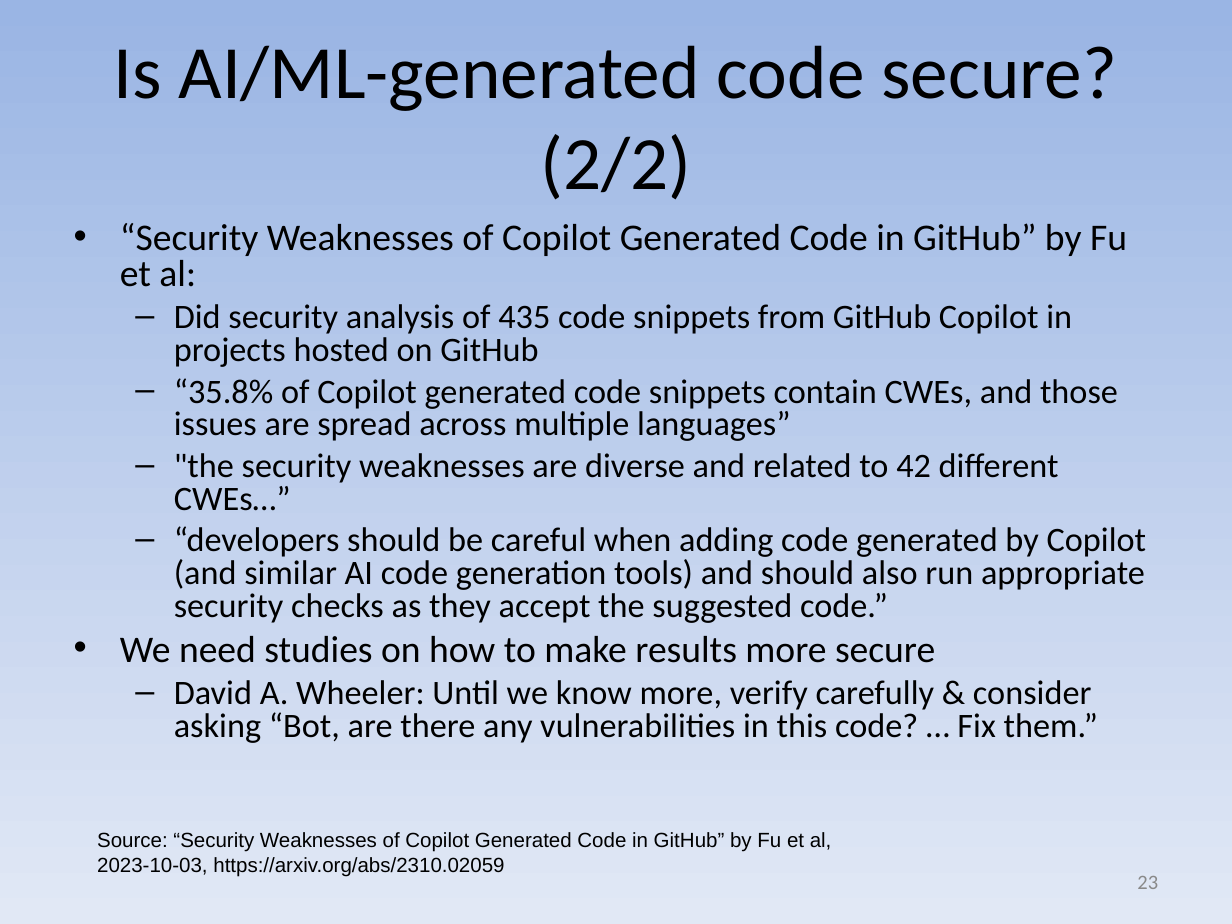
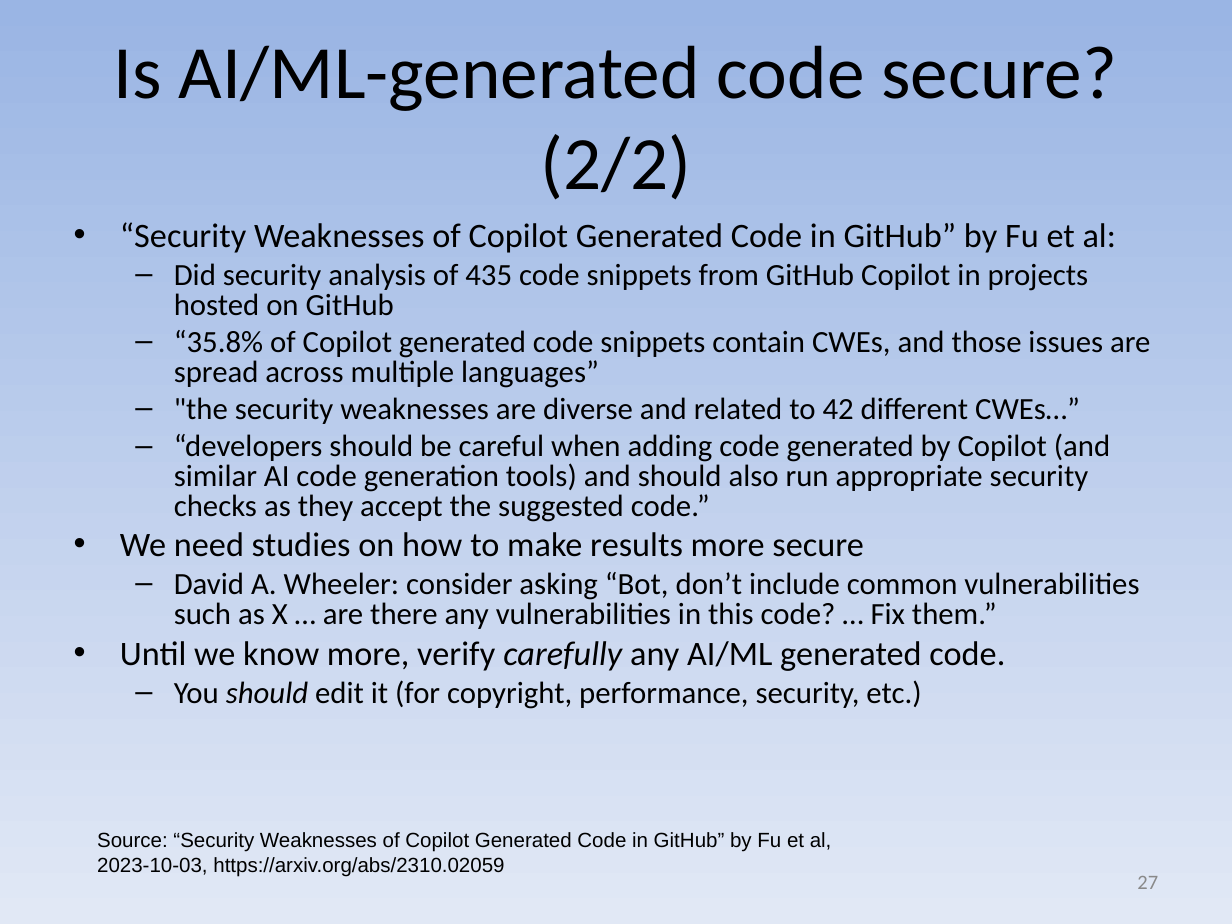
Before and after one commit to david-a-wheeler/david-a-wheeler.github.io, a slide deck: slide 27 of secure-class/presentations/AI-ML-Security.ppt (slide 23 before the commit). Drawn at 1232x924 pixels with LibreOffice and Linux fonts; fonts in the diff are those of the drawing. Boxes give left, top, right and bottom in pixels: in the first picture for what was removed or moved away, otherwise in the second. Text is boxed around its words. In the diff, an @@ line names an element or a change of style, - is before the commit and + after.

Commit message:
Update AI-ML-Security.ppt
In particular, add points from Kumar, broaden discussion / context

```diff
--- a/secure-class/presentations/AI-ML-Security.ppt
+++ b/secure-class/presentations/AI-ML-Security.ppt
@@ text at (x1=120, y1=222, x2=1150, y2=557): size 22 to 20 pt in "“Security Weaknesses of Copilot Generated Code in ...", "We need studies on how to make ..."; size 20 to 18 pt in "Did security analysis of 435 code snippets ...", "“35.8% of Copilot generated code snippets contain ...", ""the security weaknesses are diverse and related ...", "“developers should be careful when adding code ..." @@
@@ text at (x1=120, y1=572, x2=1139, y2=709): text changed; size 20 to 18 pt @@
-  – David A. Wheeler: Until we know more, verify carefully & consider asking “Bot, are there any vulnerabilities in this code? … Fix them.”
+  – David A. Wheeler: consider asking “Bot, don’t include common vulnerabilities such as X … are there any vulnerabilities in this code? … Fix them.”
+• Until we know more, verify carefully any AI/ML generated code.
+  – You should edit it (for copyright, performance, security, etc.)
@@ page number at (x1=1137, y1=876, x2=1158, y2=889): text changed @@
-23
+27
```
Also in this commit, not shown: 9 other slides changed, 6 slides added.
